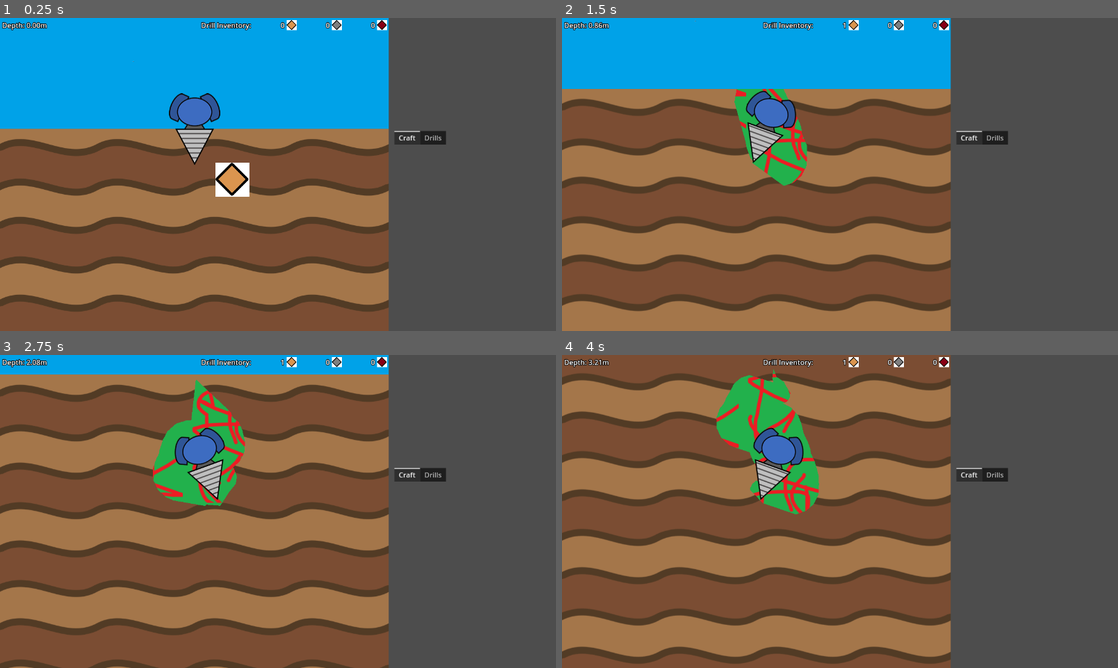
Above: before the commit, frames 1-4 (two rows, left to right).
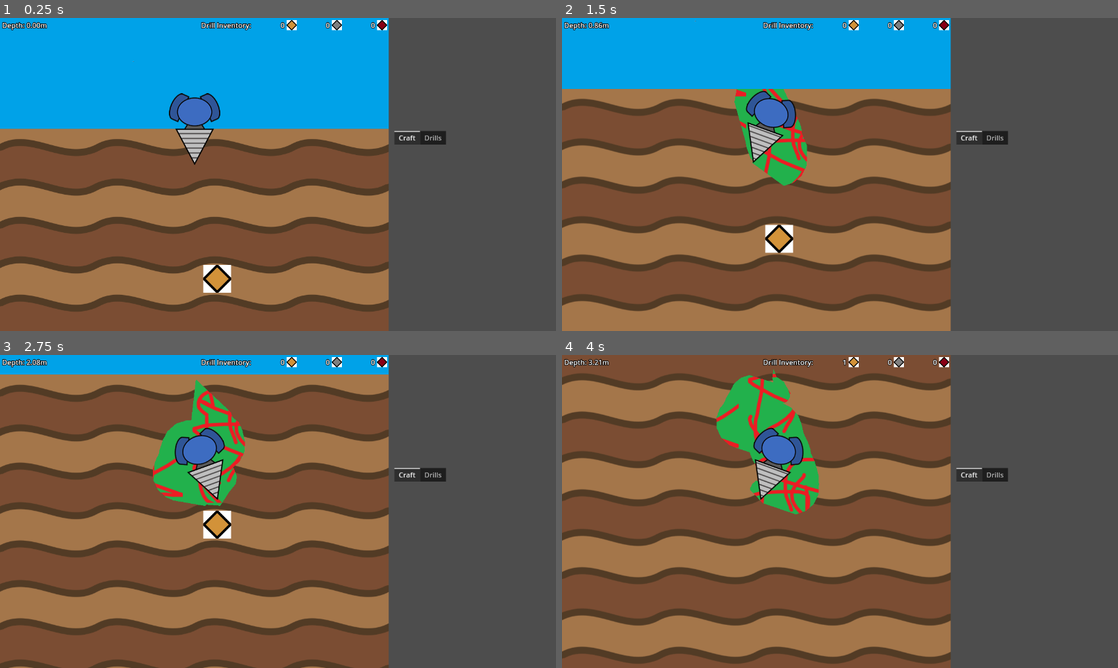
Above: after the commit, the same moments.

Repository: aNotSoCleverName/mechanicore
Game: Godot game, scene res://Main.tscn
The game is run twice, just before and just after one commit, with the same random seed, the same clock (stepped at 60 frames per second) and the same inputs.
Inputs:
- Up to frame 1 (0.25 s): no input
- Up to frame 2 (1.5 s): tap Enter (ui_accept) at 0.5, 0.77 s; hold Right (ui_right) 0.53-1.28 s; hold Left (ui_left) from 1.28 s (still down)
- Up to frame 3 (2.75 s): tap Enter (ui_accept) at 1.52 s; release Left (ui_left) at 2.03 s; hold Right (ui_right) from 2.03 s (still down)
- Up to frame 4 (4 s): tap Enter (ui_accept) at 3.02, 3.77 s; release Right (ui_right) at 3.53 s; hold Left (ui_left) from 3.53 s (still down)

The runs differ from the first frame. In frame 1, 1.1% of the frame differs, in the area x 36-70%, y 0-88%; in frame 2, 0.5%; in frame 3, 0.5%; in frame 4, less than 0.1%.

Commit message:
Changed ore size to 64x64

Diff:
--- a/Endless Run/Ores/Ore Placeholder.gd
+++ b/Endless Run/Ores/Ore Placeholder.gd
@@ -1,4 +1,4 @@
-extends ColorRect
+extends Node2D
 class_name OrePlaceholder
 
 @export var oreType: Ore.EOreType = Ore.EOreType.Ore1;
--- a/Endless Run/Ores/Ore Placeholder.tscn
+++ b/Endless Run/Ores/Ore Placeholder.tscn
@@ -2,8 +2,12 @@
 
 [ext_resource type="Script" path="res://Endless Run/Ores/Ore Placeholder.gd" id="1_3vfb2"]
 
-[node name="Ore Placeholder" type="ColorRect"]
-offset_right = 78.0
-offset_bottom = 78.0
+[node name="Ore Placeholder" type="Node2D"]
+script = ExtResource("1_3vfb2")
+
+[node name="ColorRect" type="ColorRect" parent="."]
+offset_left = -32.0
+offset_top = -32.0
+offset_right = 32.0
+offset_bottom = 32.0
 color = Color(0.493505, 0.239306, 1, 1)
-script = ExtResource("1_3vfb2")
--- a/Endless Run/Ores/Ore.tscn
+++ b/Endless Run/Ores/Ore.tscn
@@ -4,10 +4,9 @@
 [ext_resource type="Texture2D" uid="uid://kpyugmno047" path="res://Endless Run/Ores/Ore1.png" id="2_c1hm6"]
 
 [sub_resource type="RectangleShape2D" id="RectangleShape2D_4rosm"]
-size = Vector2(78, 78)
+size = Vector2(64, 64)
 
 [node name="Ore" type="Area2D"]
-position = Vector2(39, 39)
 collision_layer = 0
 script = ExtResource("1_61034")
 
--- a/Main.tscn
+++ b/Main.tscn
@@ -36,10 +36,7 @@
 [node name="Ore Manager" parent="Endless Run Container/Endless Run" instance=ExtResource("3_iqfo5")]
 
 [node name="Ore Placeholder" parent="Endless Run Container/Endless Run/Ore Manager" instance=ExtResource("6_03dvb")]
-offset_left = 496.305
-offset_top = 332.78
-offset_right = 574.305
-offset_bottom = 410.78
+position = Vector2(500, 600)
 
 [node name="Drill" parent="Endless Run Container/Endless Run" instance=ExtResource("4_76jrm")]
 position = Vector2(448, 256)
Binary file changed: Endless Run/Ores/Ore1.png
Binary file changed: Endless Run/Ores/Ore2.png
Binary file changed: Endless Run/Ores/Ore3.png
